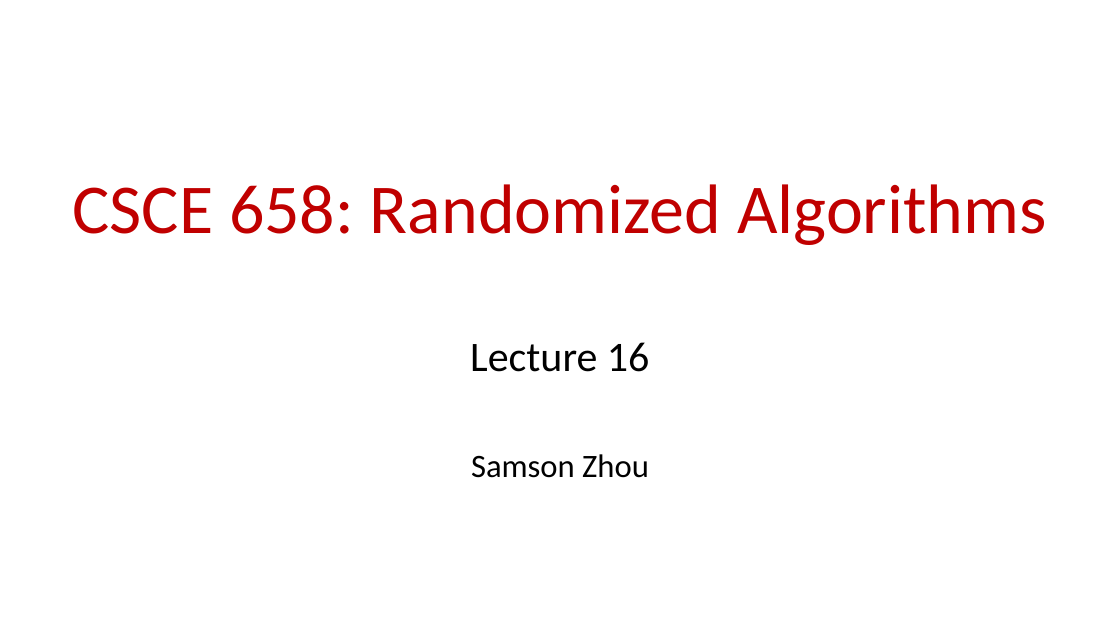
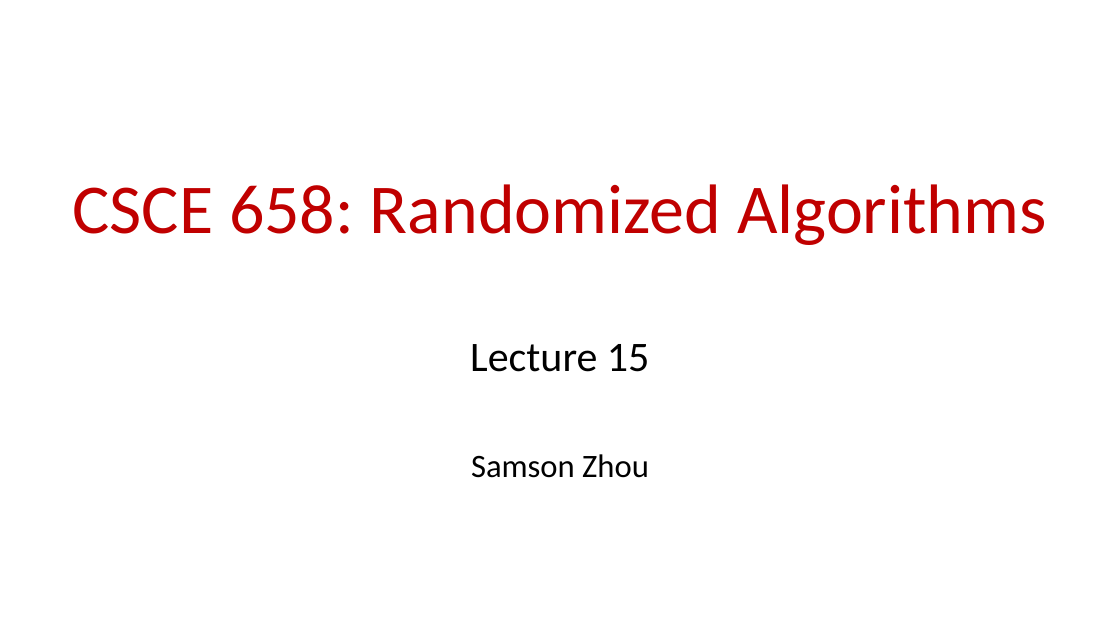
Before and after one commit to samsonzhou/samsonzhou.github.io, a slide deck: slide 1 of CSCE658-S24/L15.pptx. Drawn at 1120x630 pixels with LibreOffice and Linux fonts; fonts in the diff are those of the drawing. Boxes give left, top, right and bottom in pixels: in the first picture for what was removed or moved away, otherwise in the second. Text is boxed around its words. In the diff, an @@ line names an element or a change of style, - is before the commit and + after.

```diff
--- a/CSCE658-S24/L15.pptx
+++ b/CSCE658-S24/L15.pptx
@@ subtitle at <box>470,344,650,372</box>: text changed @@
-Lecture 16
+Lecture 15
```
Also in this commit, not shown: 2 other files.
